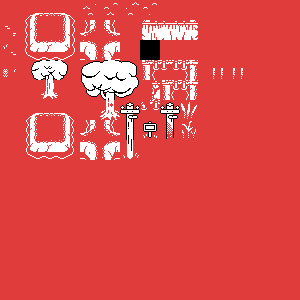
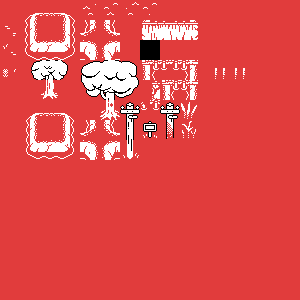
Layered file, before and after one edit (w=300, h=300). Changes by layer:
painted on "Layer 31" over (213, 68, 245, 79)
removed layer "Layer 33" over (213, 68, 243, 79)
